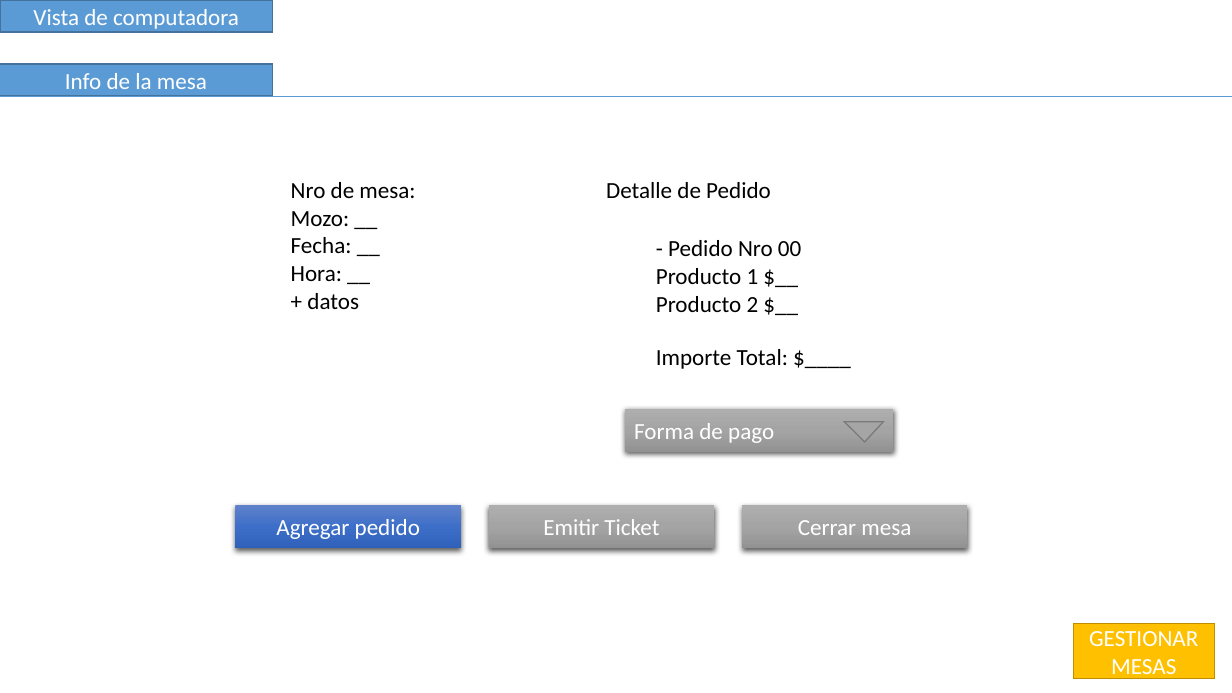
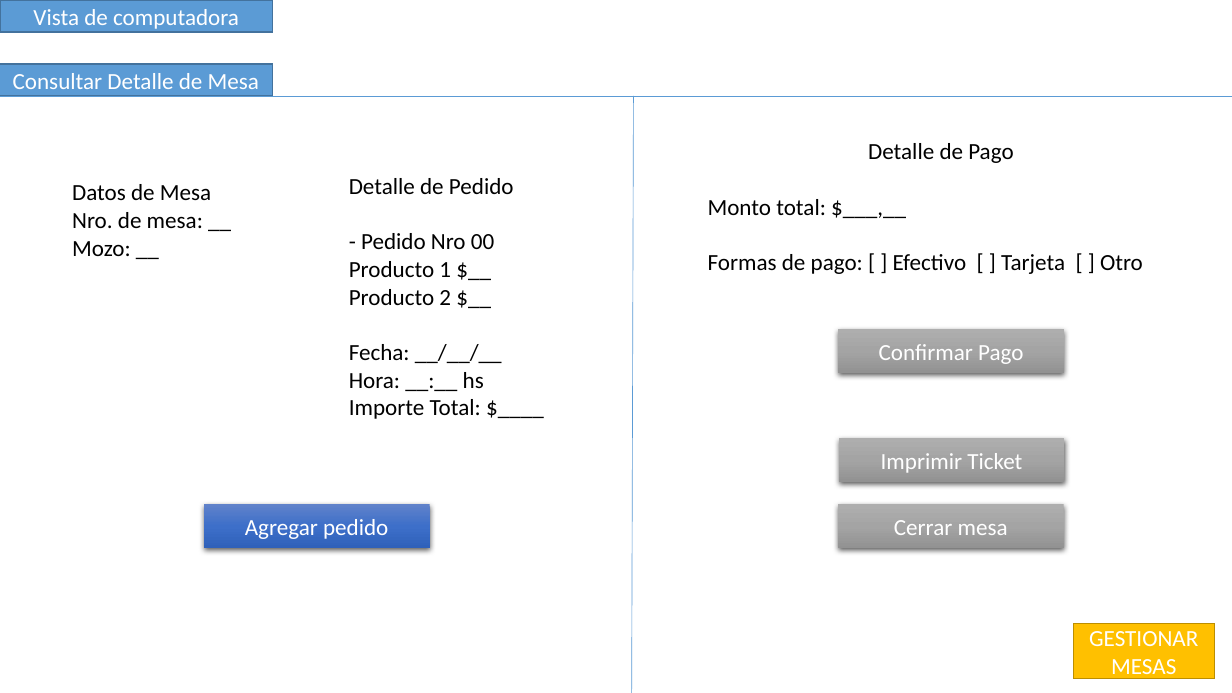
Before and after one commit to bosionicolas/proyecto-app, a slide deck: slide 3 of interfaz-vista/interfaz-1.pptx. Drawn at 1232x693 pixels with LibreOffice and Linux fonts; fonts in the diff are those of the drawing. Boxes give left, top, right and bottom in pixels: in the first picture for what was removed or moved away, otherwise in the second. Text is boxed around its words. In the diff, an @@ line names an element or a change of style, - is before the commit and + after.

```diff
--- a/interfaz-vista/interfaz-1.pptx
+++ b/interfaz-vista/interfaz-1.pptx
@@ text in rectangle at (13,73,259,89): text changed @@
-Info de la mesa
+Consultar Detalle de Mesa
@@ line added from (634, 96) to (632, 693), #5B9BD5 0.5 pt @@
@@ text added at (708,143,1143,274), 18 pt, text #000000 @@
+Detalle de Pago
+Monto total: $___,__
+Formas de pago: [ ] Efectivo [ ] Tarjeta [ ] Otro
@@ text "Datos de Mesa": place and size @@
-text "Datos de Mesa" at (291,182,415,309)
+text "Datos de Mesa" at (72,184,211,256)
@@ text "Detalle de Pedido": place and size @@
-text "Detalle de Pedido" at (656,240,801,312)
+text "Detalle de Pedido" at (349,178,514,419)
@@ text at (349,178,514,194): paragraph added @@
+Detalle de Pedido
@@ text at (72,184,211,228): text changed @@
-Nro de mesa:
+Datos de Mesa
+Nro. de mesa: __
@@ text removed at (606,182,771,198) @@
-Detalle de Pedido
@@ text at (291,237,359,309): paragraphs removed @@
-Fecha: __
-Hora: __
-+ datos
@@ rectangle added at (838,329,1064,372), fill gradient #AFAFAF to #A5A5A5 to #939393, 18 pt, text #FFFFFF @@
+Confirmar Pago
@@ text at (349,344,484,419): paragraphs added @@
+Fecha: __/__/__
+Hora: __:__ hs
+Importe Total: $____
@@ text removed at (656,349,788,369) @@
-Importe Total: $____
@@ rectangle removed at (625,409,893,452) @@
-Forma de pago
@@ rectangle "Imprimir Ticket": place and size @@
-rectangle "Imprimir Ticket" at (489,505,714,548)
+rectangle "Imprimir Ticket" at (839,438,1065,482)
@@ triangle removed at (845,421,884,442) @@
@@ text in rectangle at (881,453,1022,473): text changed @@
-Emitir Ticket
+Imprimir Ticket
@@ rectangle "Agregar pedido": place and size @@
-rectangle "Agregar pedido" at (236,505,461,548)
+rectangle "Agregar pedido" at (204,505,430,548)
@@ rectangle "Cerrar mesa": place and size @@
-rectangle "Cerrar mesa" at (742,505,968,548)
+rectangle "Cerrar mesa" at (838,505,1064,548)
```
Also in this commit, not shown: 1 other slide changed.
